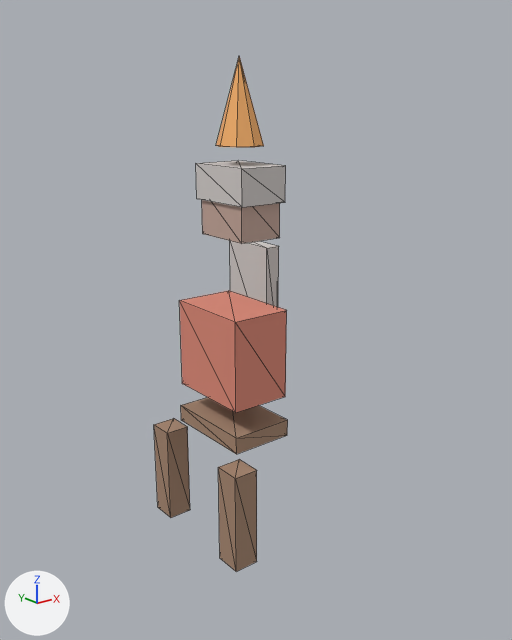
What one commit did to the glTF model assets/models/ember/ember_obsidian_guard.glb.
The view is the same before and after, from a 50 mm lens placed at (-34.6, -47.9, 43.3), pointed at (3.5, -0.2, 24.2). Arrows for +X, +Y and +Z are at lower left; the lights stay in place. The first picture is the older version. Mesh edges are drawn as thin lines. Vertices at exactly the same position are counted once.

In view in the first picture: 'ember_obsidian_guard'.
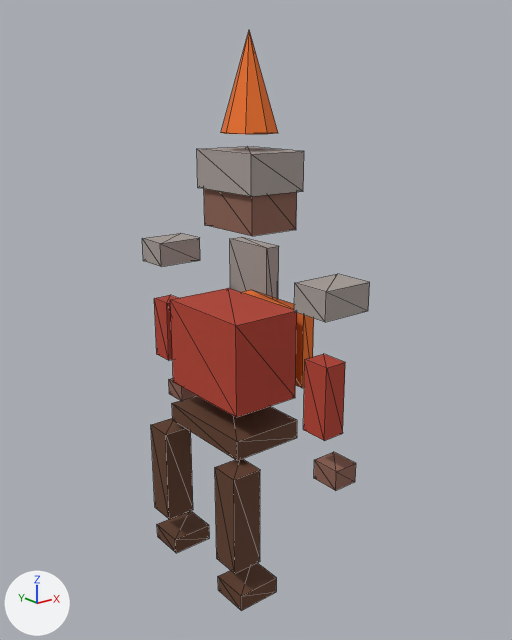
What differs and where, as boxes (x1, y1, x2, y2) in the pictures (512 x 640 px):
'ember_obsidian_guard', reshaped (70% wider, 12% taller)
    before: (154, 56, 288, 572)
    after: (142, 31, 370, 611)
part 1 of me_cube, added (brown)
    after: (215, 459, 260, 574)
part 2 of me_cube, added (brown)
    after: (151, 418, 193, 519)
part 3 of me_cube, added (brown)
    after: (218, 563, 277, 611)
part 4 of me_cube, added (brown)
    after: (157, 511, 209, 553)
part 5 of me_cube, added (red)
    after: (170, 288, 297, 417)
part 6 of me_cube, added (brown)
    after: (242, 290, 314, 388)
part 7 of me_cube, added (brown)
    after: (172, 396, 297, 461)
part 8 of me_cube, added
    after: (294, 274, 370, 322)
part 9 of me_cube, added
    after: (142, 233, 200, 267)
part 10 of me_cube, added (red)
    after: (303, 354, 345, 441)
part 11 of me_cube, added (brown)
    after: (314, 452, 356, 491)
part 12 of me_cube, added (red)
    after: (154, 295, 178, 360)
part 13 of me_cube, added
    after: (169, 378, 197, 400)
part 14 of me_cube, added (brown)
    after: (204, 189, 297, 236)
part 15 of me_cube, added
    after: (197, 146, 304, 197)
part 16 of me_cube, added (orange)
    after: (221, 31, 278, 134)
part 17 of me_cube, deleted (brown)
    before: (154, 56, 288, 572)
part 18 of me_cube, recoloured (darker)
    before: (230, 241, 279, 307)
    after: (230, 237, 279, 299)

The change, as a diff of the scene's bpy script:
```diff
--- a/assets/models/ember/ember_obsidian_guard.glb.py
+++ b/assets/models/ember/ember_obsidian_guard.glb.py
@@ me_cube @@
 # used by ob_ember_obsidian_guard; location = (0.0, 0.0, 0.0)
-me_cube.from_pydata(...)  # 73 vertices, 110 faces; spans x -3.6..10.9, y -6.4..10.0, z 4.5..46.5
+me_cube.from_pydata(...)  # 145 vertices, 218 faces; spans x -3.9..10.9, y -12.9..12.9, z 0.8..48.5
+# me_cube part 1: a new loose piece, a box spanning x -3.9..-1.1, y -6.6..-3.9, z 4.5..13.5, in mat_main
+# me_cube part 2: a new loose piece, a box spanning x -3.9..-1.1, y 3.9..6.6, z 4.5..13.5, in mat_main
+# me_cube part 3: a new loose piece, a box spanning x -3.5..0.5, y -7.0..-3.5, z 0.8..2.2, in mat_main
+# me_cube part 4: a new loose piece, a box spanning x -3.5..0.5, y 3.5..7.0, z 0.8..2.2, in mat_main
+# me_cube part 5: a new loose piece, a box spanning x -2.2..4.2, y -4.9..4.9, z 18.0..26.0, in mat_main
+# me_cube part 6: a new loose piece, a box spanning x 5.4..6.6, y -4.5..4.5, z 18.5..25.5, in mat_main
+# me_cube part 7: a new loose piece, a box spanning x -2.4..4.4, y -5.1..5.1, z 14.1..15.9, in mat_main
+# me_cube part 8: a new loose piece, a box spanning x -0.2..4.2, y -12.9..-9.6, z 27.9..30.1, in mat_main
+# me_cube part 9: a new loose piece, a box spanning x -0.2..4.2, y 9.6..12.9, z 27.9..30.1, in mat_main
+# me_cube part 10: a new loose piece, a box spanning x 0.5..2.5, y -12.4..-10.1, z 18.0..24.0, in mat_main
+# me_cube part 11: a new loose piece, a box spanning x 1.9..4.1, y -12.5..-10.0, z 13.1..14.9, in mat_main
+# me_cube part 12: a new loose piece, a box spanning x 0.5..2.5, y 10.1..12.4, z 18.0..24.0, in mat_main
+# me_cube part 13: a new loose piece, a box spanning x 1.9..4.1, y 10.0..12.5, z 13.1..14.9, in mat_main
+# me_cube part 14: a new loose piece, a box spanning x 0.6..5.4, y -3.4..3.4, z 32.6..37.4, in mat_main
+# me_cube part 15: a new loose piece, a box spanning x 0.2..5.8, y -3.8..3.8, z 35.9..39.1, in mat_main
+# me_cube part 16: a new loose piece, an 8-sided cone pointing to +z spanning x 0.6..5.4, y -2.4..2.4, z 40.5..48.5, in mat_main
+# me_cube part 17: 7 loose pieces with 57 vertices, spanning x -3.6..4.2, y -6.4..6.4, z 4.5..46.5, are deleted
+# me_cube part 18: 24 kept faces spanning x 8.2..10.9, y 4.0..10.0, z 18.5..29.5 get new vertex colours
 me_cube.materials.append(mat_main)
```
